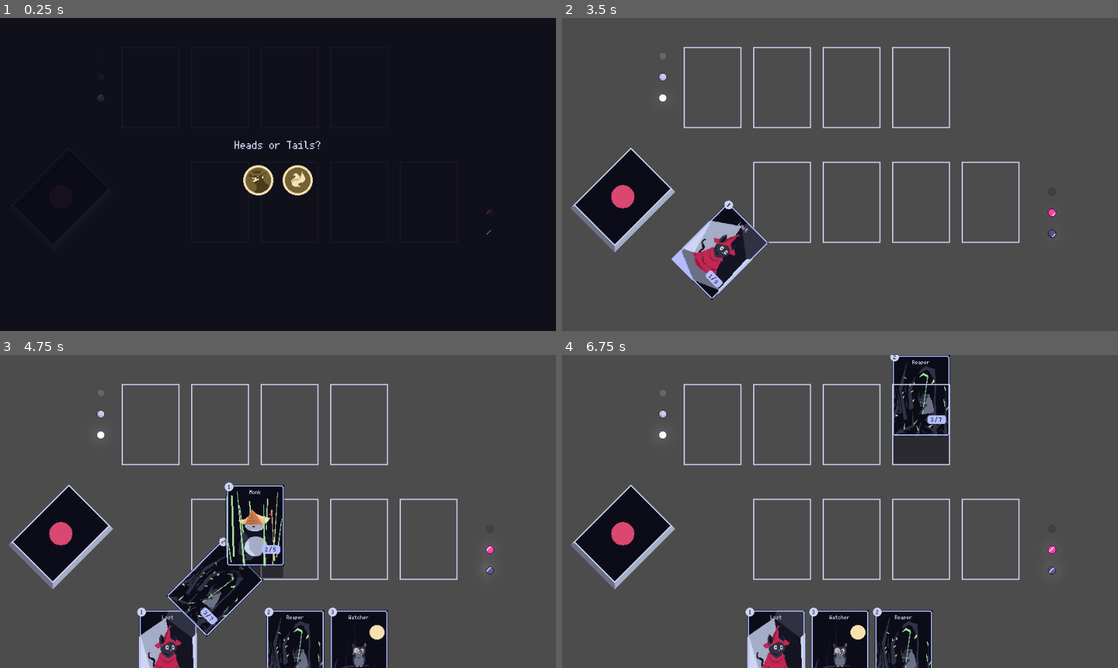
Above: before the commit, frames 1-4 (two rows, left to right).
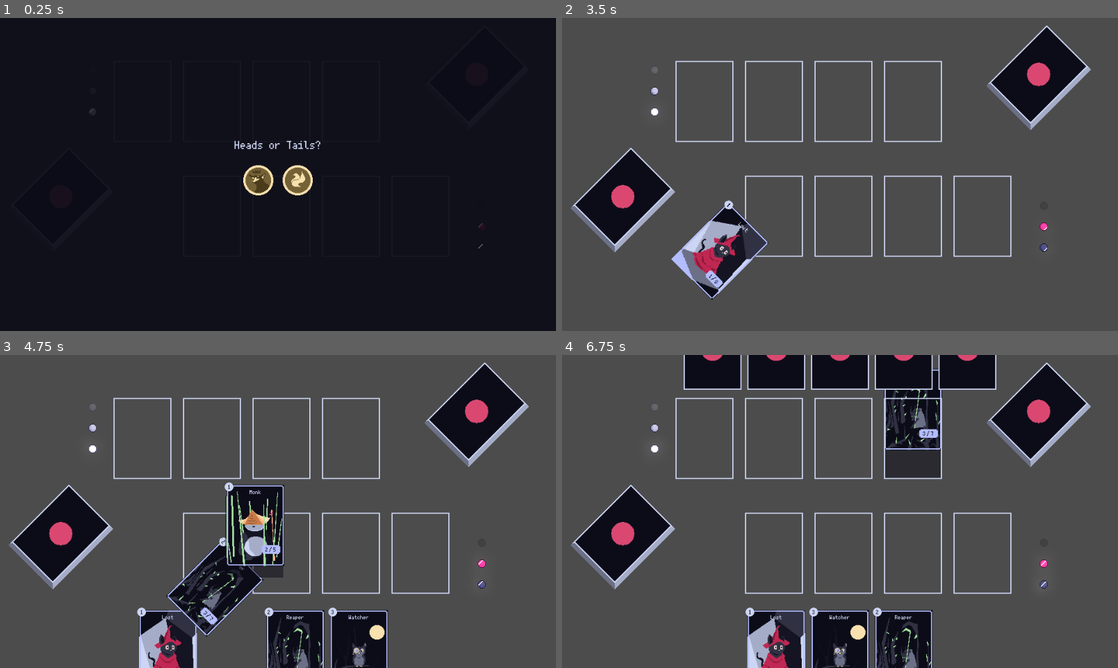
Above: after the commit, the same moments.

Repository: Ilwel/tcg-godot
Game: Godot game, scene res://scenes/MatchScreen.tscn
Same seed, same stepped clock (60 frames per second), same inputs: the game is played once before the commit and once after it.
Inputs (mouse positions are in pixels of both pictures, inside the frame that each line leads up to):
- Up to frame 1 (0.25 s): no input
- Up to frame 2 (3.5 s): drag from (623, 199) to (712, 86) at 0.52 s; drag from (817, 180) to (712, 86) at 1.27 s; move the mouse to (840, 174) at 2.02 s; click (840, 174) at 2.17 s; tap Enter at 2.75 s; drag from (812, 237) to (784, 86) at 2.77 s
- Up to frame 3 (4.75 s): drag from (155, 586) to (289, 423) at 3.52 s; drag from (278, 649) to (289, 423) at 4.27 s
- Up to frame 4 (6.75 s): move the mouse to (778, 649) at 5.02 s; click (778, 649) at 5.17 s; drag from (806, 649) to (923, 423) at 5.77 s; drag from (923, 423) to (923, 539) at 6.52 s

The runs differ from the first frame. In frame 1, less than 0.1% of the frame differs, in the area x 16-89%, y 24-74%; in frame 2, 7.8%; in frame 3, 7.3%; in frame 4, 15%, in the area x 15-96%, y 0-77%.

Commit message:
feat: enemy deck and hand

Diff:
--- a/scenes/Card.tscn
+++ b/scenes/Card.tscn
@@ -6,6 +6,7 @@
 [ext_resource type="Texture2D" uid="uid://dio20hxoq2ob4" path="res://assets/card/CardShadow.png" id="2_5273u"]
 [ext_resource type="Texture2D" uid="uid://yqasg4kctx4c" path="res://assets/card/CostSprite.png" id="4_40ytf"]
 [ext_resource type="FontFile" uid="uid://smkfvnem56cw" path="res://assets/font/ark-pixel-10px-monospaced-latin.ttf" id="5_40ytf"]
+[ext_resource type="Texture2D" uid="uid://dq2fy5rb8eldv" path="res://assets/card/CardBack.png" id="7_qbjcq"]
 
 [sub_resource type="Theme" id="Theme_40ytf"]
 
@@ -93,6 +94,9 @@
 theme_override_font_sizes/font_size = 10
 text = "2"
 
+[node name="CardBack" type="Sprite2D" parent="."]
+texture = ExtResource("7_qbjcq")
+
 [node name="CardArea" type="Area2D" parent="."]
 
 [node name="CardCollision" type="CollisionShape2D" parent="CardArea"]
--- a/scenes/HandNDeck.tscn
+++ b/scenes/HandNDeck.tscn
@@ -17,3 +17,14 @@
 
 [node name="CardManager" parent="." node_paths=PackedStringArray("player_hand_reference") instance=ExtResource("4_mkpjl")]
 player_hand_reference = NodePath("../HandFlat")
+
+[node name="EnemyDeck" parent="." node_paths=PackedStringArray("player_hand") instance=ExtResource("3_effmb")]
+position = Vector2(823, 102)
+player_hand = NodePath("../EnemyHand")
+deck_player = 1
+
+[node name="EnemyHand" parent="." node_paths=PackedStringArray("card_manager") instance=ExtResource("3_mkpjl")]
+card_manager = NodePath("../EnemyCardManager2")
+ROW_Y = -10.0
+
+[node name="EnemyCardManager2" parent="." instance=ExtResource("4_mkpjl")]
--- a/scenes/MatchScreen.gd
+++ b/scenes/MatchScreen.gd
@@ -2,6 +2,7 @@
 
 @onready var coin_toss_screen = $ModalScreen
 @onready var player_deck = $HandNDeck/PlayerDeck
+@onready var enemy_deck = $HandNDeck/EnemyDeck
 
 # Called when the node enters the scene tree for the first time.
 func _ready() -> void:
@@ -14,4 +15,5 @@
 		player_deck.deck_collision.disabled = true
 		Match.match_game["current_game_phase"] = Match.GamePhaseType.Game
 		await player_deck.draw_n(5, true)
+		await enemy_deck.draw_n(5, true)
 		player_deck.deck_collision.disabled = false
--- a/scenes/MatchScreen.tscn
+++ b/scenes/MatchScreen.tscn
@@ -12,13 +12,15 @@
 script = ExtResource("1_72yi4")
 
 [node name="CenterContainer" type="CenterContainer" parent="."]
-anchors_preset = 15
-anchor_right = 1.0
-anchor_bottom = 1.0
-offset_left = 290.0
-offset_top = 32.0
-offset_right = 729.0
-offset_bottom = 406.0
+anchors_preset = 8
+anchor_left = 0.5
+anchor_top = 0.5
+anchor_right = 0.5
+anchor_bottom = 0.5
+offset_left = 276.0
+offset_top = 56.0
+offset_right = 715.0
+offset_bottom = 430.0
 grow_horizontal = 2
 grow_vertical = 2
 
@@ -27,6 +29,10 @@
 
 [node name="HandNDeck" parent="." instance=ExtResource("3_qv3un")]
 position = Vector2(0, 1)
+script = null
+
+[node name="EnemyHand" parent="HandNDeck" index="4"]
+hand_player = 1
 
 [node name="ModalScreen" parent="." instance=ExtResource("4_im68l")]
 visible = false
--- a/scripts/Card.gd
+++ b/scripts/Card.gd
@@ -17,7 +17,11 @@
 @export var card_image: Node2D
 @export var max_offset_shadow: float = 50.0
 @export var theme:String = "dark"
+@export var face_up: bool = true;
+@export var player_cant_touch = false
 
+@onready var face_card: Node2D = $FaceCard
+@onready var card_back: Sprite2D = $CardBack
 @onready var cost_lbl: Label = $FaceCard/CostNode/CostLbl
 @onready var cost_sprite: Sprite2D = $FaceCard/CostNode/CostSprite
 @onready var canvas_sprite: Sprite2D = $FaceCard/ArtCanvas/BackgroundSprite
@@ -30,15 +34,25 @@
 @onready var default_face_pos: Vector2 = face.position
 @onready var shadow: Sprite2D = $Shadow
 @onready var default_shadow_pos: Vector2 = shadow.position
+@onready var card_collision = $CardArea/CardCollision
+
+func handle_face_up():
+	face_card.visible = face_up
+	card_back.visible = !face_up
+
+func handle_player_touch():
+	print("1: ", card_collision.disabled, player_cant_touch)
+	card_collision.disabled = player_cant_touch
+	print("2: ", card_collision.disabled, player_cant_touch)
 
 func _ready():
 	get_parent().connect_card_signals(self)
-	#theme_handler()
-	#cost_lbl.visible = true;
+	handle_face_up()
 	cost_lbl.set_text(str(cost))
 	name_lbl.set_text(card_name)
 	atk_lbl.set_text(str(atk))
 	hp_lbl.set_text(str(hp))
+	handle_player_touch()
 
 func _process(delta):
 	_update_graphics_values()
--- a/scripts/HandFlat.gd
+++ b/scripts/HandFlat.gd
@@ -2,11 +2,11 @@
 class_name HandFlat extends Node2D
 
 @export var card_manager: CardManager
+@export var hand_player: Match.PlayerType = Match.PlayerType.Player
+@export var ROW_Y := 510.0                # altura da mão (ajuste livre)
 
-const SCREEN_WIDTH := 960
-const BASE_Y := 1000              	# altura da linha da mão (ajusta no gosto)
+const SCREEN_WIDTH := 960            	# altura da linha da mão (ajusta no gosto)
 const CARD_SPACING := 110       	# distância entre as cartas
-const ROW_Y := 510.0                # altura da mão (ajuste livre)
 
 const HOVER_OFFSET = 50
 
@@ -42,7 +42,8 @@
 	return tween
 
 func after_add_card(card: Card):
-	card.get_node("CardArea/CardCollision").disabled = false
+	if hand_player == Match.PlayerType.Player:
+		card.get_node("CardArea/CardCollision").disabled = false
 
 func reposition_cards_flat() -> void:
 	var count := hand.size()
--- a/scripts/PlayerDeck.gd
+++ b/scripts/PlayerDeck.gd
@@ -1,7 +1,7 @@
 class_name PlayerDeck extends Node2D
 
 @export var player_hand: HandFlat
-@export var player_deck: Match.PlayerType
+@export var deck_player: Match.PlayerType
 
 @onready var card_scene: PackedScene = preload("res://scenes/Card.tscn")
 @onready var deck_size_lbl = $DeckSizeContainer/DeckSizeLbl
@@ -9,6 +9,8 @@
 @onready var deck_collision = $Area2D/CollisionShape2D
 
 func _ready() -> void:
+	if deck_player == Match.PlayerType.Enemy:
+		deck_collision.disabled = true
 	import_ids(Globals.load_cards_from_json("res://assets/decks/init_deck.json"))
 	randomize()
 	shuffle()
@@ -20,15 +22,18 @@
 		draw_card()
 
 func draw_card(game_input: bool = false):
-	if Match.match_game["current_turn_phase"] == Match.TurnPhaseType.Draw or game_input:
-		if Match.players[player_deck]["cards"].is_empty():
+	if Match.match_game["current_turn_phase"] == Match.TurnPhaseType.Draw and Match.match_game["current_player"] == Match.PlayerType.Player or game_input:
+		if Match.players[deck_player]["cards"].is_empty():
 			print("Deck vazio!")
 			return
 
 		# remove a última carta (topo da pilha)
-		var card_id: String = Match.players[player_deck]["cards"].pop_back()
+		var card_id: String = Match.players[deck_player]["cards"].pop_back()
 		if card_id:
 			var card = Globals.create_card_from_id(card_id)
+			if deck_player == Match.PlayerType.Enemy:
+				card.face_up = false
+				card.player_cant_touch = true
 			player_hand.add_card(card, self)
 			if not game_input:
 				Match.match_game["current_turn_phase"] = Match.TurnPhaseType.Main
@@ -39,24 +44,24 @@
 		await get_tree().create_timer(0.3).timeout
 
 func import_ids(id_list: Array) -> void:
-	Match.players[player_deck]["cards"] = id_list.duplicate()
+	Match.players[deck_player]["cards"] = id_list.duplicate()
 
 func import_data(data_list: Array) -> void:
-	Match.players[player_deck]["cards"].clear()
+	Match.players[deck_player]["cards"].clear()
 	for data in data_list:
-		Match.players[player_deck]["cards"].append(data["id"])
+		Match.players[deck_player]["cards"].append(data["id"])
 
 func shuffle() -> void:
-	var n = Match.players[player_deck]["cards"].size()
+	var n = Match.players[deck_player]["cards"].size()
 	for i in range(n - 1, 0, -1):
 		var j := randi() % (i + 1)
-		var temp = Match.players[player_deck]["cards"][i]
-		Match.players[player_deck]["cards"][i] = Match.players[player_deck]["cards"][j]
-		Match.players[player_deck]["cards"][j] = temp
+		var temp = Match.players[deck_player]["cards"][i]
+		Match.players[deck_player]["cards"][i] = Match.players[deck_player]["cards"][j]
+		Match.players[deck_player]["cards"][j] = temp
 
 # Called every frame. 'delta' is the elapsed time since the previous frame.
 func _process(delta: float) -> void:
-	deck_size_lbl.text = str(Match.players[player_deck]["cards"].size())
+	deck_size_lbl.text = str(Match.players[deck_player]["cards"].size())
 	pass
 
 func _on_area_2d_mouse_entered() -> void:
Binary file changed: assets/card/arts/Lilo.png
Not shown: 1 places in scenes/Card.tscn that only renumber resources
